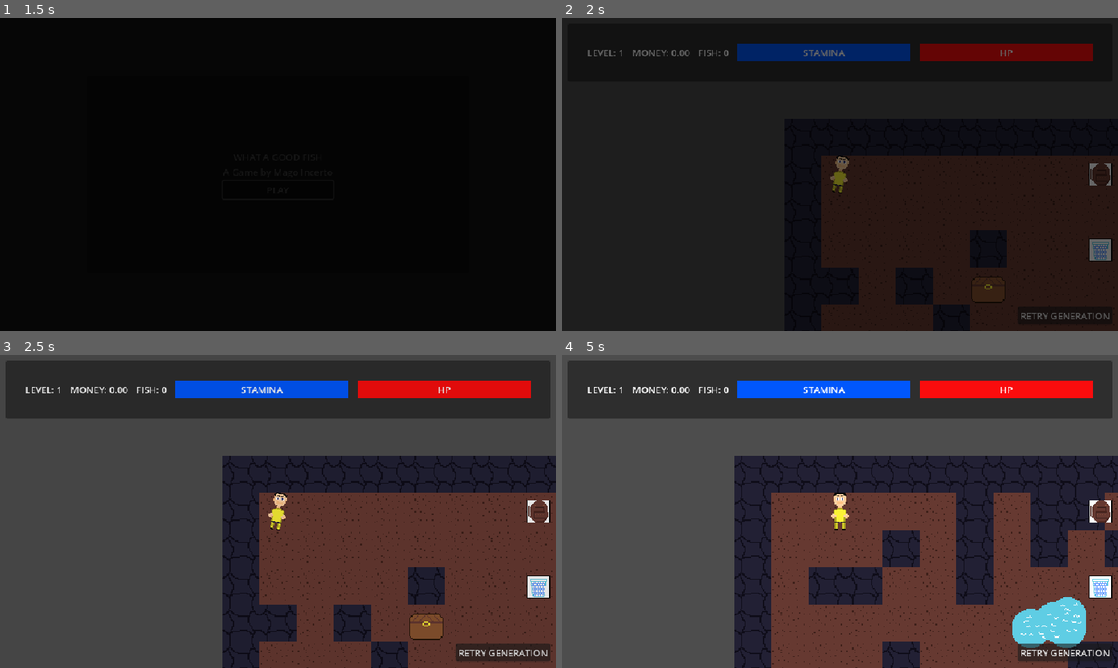
Above: before the commit, frames 1-4 (two rows, left to right).
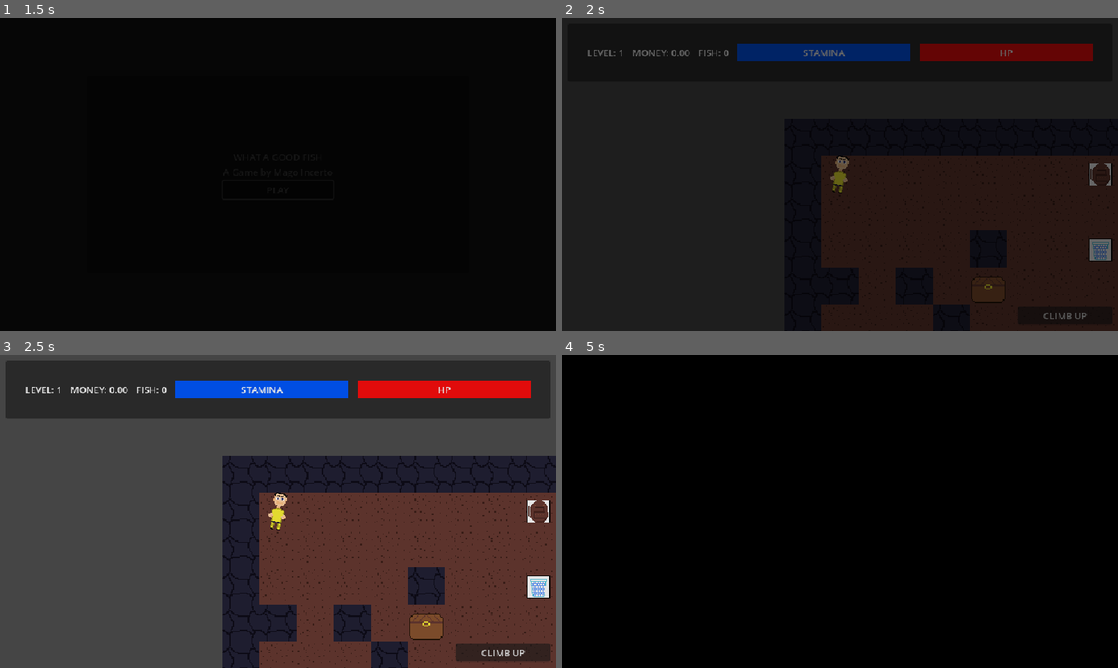
Above: after the commit, the same moments.

Repository: GustavoIgor/what-a-good-fish
Game: Godot game, scene res://Scenes/main_menu.tscn
Two runs of this game, one before a commit and one after it. Both use one fixed random seed, a clock stepped at 60 frames per second and the inputs below.
Inputs (mouse positions are in pixels of both pictures, inside the frame that each line leads up to):
- Up to frame 1 (1.5 s): click "PLAY" at 0.5 s; click "PLAY" at 1.25 s
- Up to frame 2 (2 s): no input
- Up to frame 3 (2.5 s): click "RETRY GENERATION" (after the commit: "CLIMB UP") at 2 s
- Up to frame 4 (5 s): click "RETRY GENERATION" (after the commit: "CLIMB UP") at 2.75 s; tap Enter (ui_accept) at 3.5 s; move the mouse to (962, 495) at 3.52 s; hold D (right) 3.53-4.25 s; hold Enter (ui_accept) 3.53-4.25 s; click (962, 495) at 3.67 s; tap T (shop) at 3.77, 3.8, 4.07 s; click (1062, 652) at 4.25 s, where only the run before the commit has a clickable "RETRY GENERATION"

Frame 1 is identical in both runs. In frame 2, 0.1% of the frame differs, in the area x 82-99%, y 94-97%; in frame 3, 0.2%; in frame 4, 100%, in the area x 0-100%, y 0-100%.

Commit message:
Preparing ground to initial scene

Diff:
--- a/Resources/enemies/bat_enemy.tres
+++ b/Resources/enemies/bat_enemy.tres
@@ -5,6 +5,7 @@
 
 [resource]
 script = ExtResource("1_82yn3")
+name = "BAT"
 icon = ExtResource("1_utlx8")
 level = 5
 hp = 20
--- a/Scenes/battle_manager.tscn
+++ b/Scenes/battle_manager.tscn
@@ -169,6 +169,8 @@
 [node name="EnemyLabel" type="Label" parent="BattlePanel/EnemyContainer"]
 unique_name_in_owner = true
 layout_mode = 2
+horizontal_alignment = 1
+vertical_alignment = 1
 
 [node name="EnemyIcon" type="TextureRect" parent="BattlePanel/EnemyContainer"]
 unique_name_in_owner = true
--- a/Scenes/ui.tscn
+++ b/Scenes/ui.tscn
@@ -124,6 +124,6 @@
 offset_bottom = -11.0
 grow_horizontal = 0
 grow_vertical = 0
-text = "RETRY GENERATION"
+text = "CLIMB UP"
 
 [connection signal="pressed" from="Retry" to="." method="_on_retry_pressed"]
--- a/Scripts/battle_manager.gd
+++ b/Scripts/battle_manager.gd
@@ -5,6 +5,7 @@
 var state: BattleState = BattleState.START
 var enemy: EnemyResource
 var enemy_current_hp : int
+var just_lose := false
 
 @export var item_slot : PackedScene
 @onready var actions_panel = $BattlePanel/ActionsPanel
@@ -101,19 +102,20 @@
 				InventoryManager.add_item(i)
 				_log("Loot: " + i.name)
 	else:
+		just_lose = true
 		_log("You were defeated...")
 		# Lose some random items as penalty
 		_lose_random_items(3)
 		# Return player to the last shop level (levels that end with 5: 5,15,25...)
 		var current_level = Global.level
 		var shop_level = int(floor(float(current_level - 5) / 10.0) * 10 + 5)
+		hide()
+		Global.player_stats["hp"] = Global.player_stats["max_hp"]
 		if shop_level < 5:
-			shop_level = 5
+			Global.level = 0
+			Fade.fade_transition("") #Put initial scene here
 		Global.level = shop_level
 		# Hide battle UI and go to shop scene
-		$BattlePanel.hide()
-		hide()
-		Global.player_stats["hp"] = Global.player_stats["max_hp"]
 		Fade.fade_transition("res://Scenes/shop_zone.tscn")
 
 func _on_attack_pressed() -> void:
--- a/Scripts/global.gd
+++ b/Scripts/global.gd
@@ -52,15 +52,21 @@
 	stamina_changed.emit()
 
 func descent(amount : int):
+	BattleManager.hide()
+	level += amount
+
+	if level <= 0:
+		level = 0
+		Fade.fade_transition("") # Put Cave entrance here
+		return
+
 	if amount == 0:
 		Fade.fade_transition("res://Scenes/dungeon.tscn")
 		return
-	level += amount
+
 	if money >= 10000:
 		win()
 		return
-
-	BattleManager.hide()
 
 	player_stats["stamina"] = player_stats["max_stamina"]
 	if level % 10 == 0:
--- a/Scripts/ui.gd
+++ b/Scripts/ui.gd
@@ -16,6 +16,9 @@
 	hp_progress_bar.max_value = Global.player_stats["max_hp"]
 	Global.hp_changed.connect(_on_hp_changed)
 	InventoryManager.inventory_updated.connect(_on_inventory_updated)
+
+	if Global.level <= 0:
+		$Retry.hide()
 
 	level_label.text = "LEVEL: " + str(Global.level)
 	_on_money_changed()
@@ -37,7 +40,7 @@
 	fish_label.text = "FISH: " + str(InventoryManager.get_fish_quantity())
 
 func _on_retry_pressed() -> void:
-	Global.descent(0)
+	Global.descent(-1)
 
 func _on_game_paused():
 	hide()
Binary file added: Assets/Arts/baby_winston.png
Not shown, added: Assets/Arts/baby_winston.png.import
